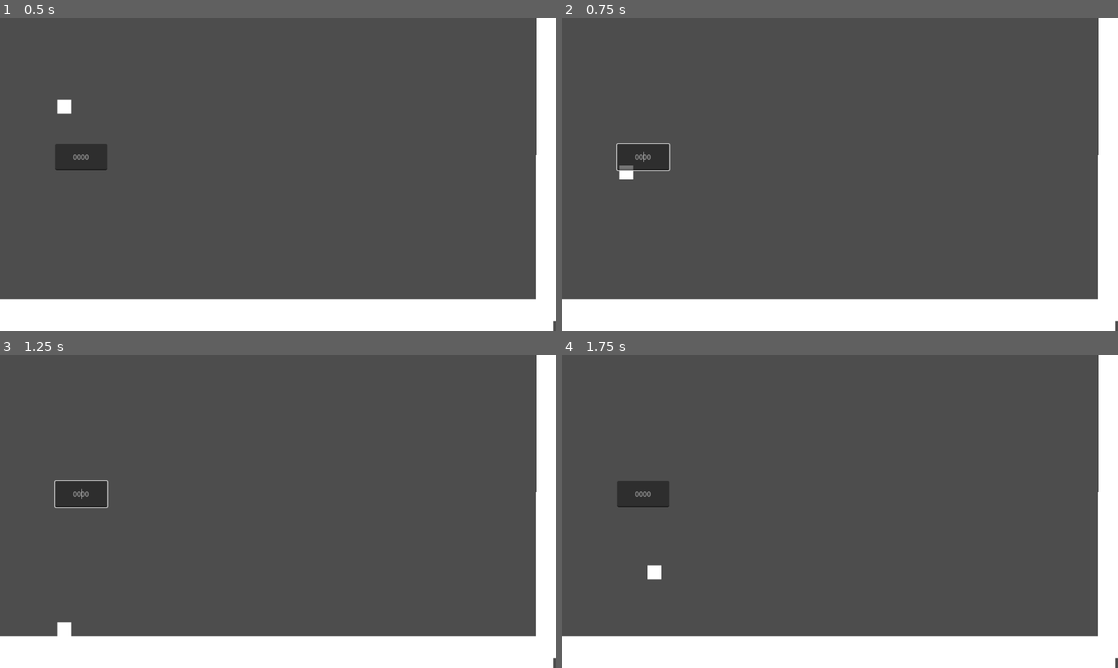
Above: before the commit, frames 1-4 (two rows, left to right).
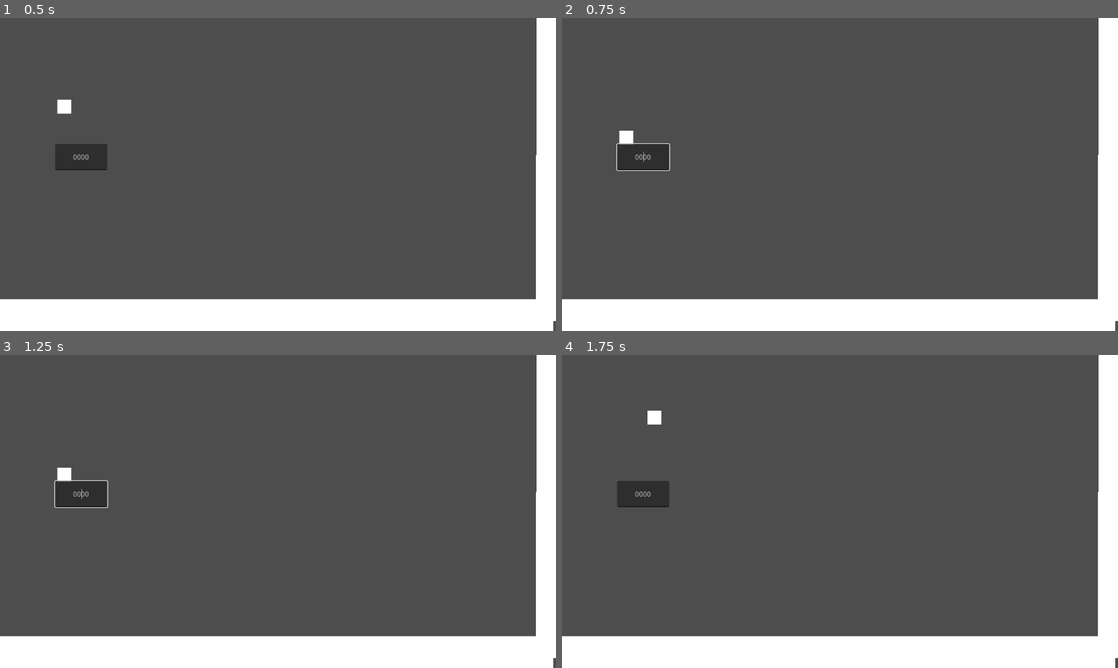
Above: after the commit, the same moments.

Repository: YhagoTomasini/LivreJam025
Game: Godot game, scene res://Scenes/main.tscn
Two runs of this game, one before a commit and one after it. Both use one fixed random seed, a clock stepped at 60 frames per second and the inputs below.
Inputs (mouse positions are in pixels of both pictures, inside the frame that each line leads up to):
- Up to frame 1 (0.5 s): no input
- Up to frame 2 (0.75 s): click (645, 155) at 0.52 s; type "Alex" at 0.6 s
- Up to frame 3 (1.25 s): no input
- Up to frame 4 (1.75 s): tap Enter (ui_accept) at 1.25, 1.52 s; move the mouse to (645, 492) at 1.27 s; press the mouse at (645, 492) at 1.28 s; hold Right (ui_right) from 1.28 s (still down)

Frame 1 is identical in both runs. In frame 2, 0.2% of the frame differs, in the area x 10-13%, y 36-52%; in frame 3, 0.2%, in the area x 10-13%, y 36-90%; in frame 4, 0.2%.

Commit message:
update caixa de texto

Diff:
--- a/Prefabs/golem.tscn
+++ b/Prefabs/golem.tscn
@@ -8,6 +8,8 @@
 radius = 16.0312
 
 [node name="Golem" type="CharacterBody2D"]
+collision_layer = 3
+collision_mask = 3
 script = ExtResource("1_bs7yq")
 
 [node name="Sprite2D" type="Sprite2D" parent="."]
--- a/Scenes/colisor_text_box.gd
+++ b/Scenes/colisor_text_box.gd
@@ -3,6 +3,15 @@
 var emCima: bool
 var posiMouse := Vector2.ZERO
 var diferenca : Vector2
+@onready var hitboxText : CollisionShape2D = $HitboxTextBox/CollisionShape2D
+
+var semMover: bool
+var podeClick: bool
+
+
+func _ready() -> void:
+	semMover = true
+	podeClick = false
 
 
 func _on_mouse_entered() -> void:
@@ -11,10 +20,21 @@
 func _on_mouse_exited() -> void:
 	emCima = false
 
-func _process(delta: float) -> void:
+
+func _physics_process(delta: float) -> void:
 	diferenca = posiMouse - get_global_mouse_position()
 
-	if Input.is_action_pressed("click") and emCima and diferenca != Vector2.ZERO:
-		global_position -= diferenca
+	if emCima:
+		podeClick = true
+
+	if podeClick:
+		if Input.is_action_pressed("click"):
+			if diferenca != Vector2.ZERO:
+				global_position -= diferenca
+				hitboxText.disabled = true
+
+		else:
+			hitboxText.disabled = false
+			podeClick = false
 
 	posiMouse = get_global_mouse_position()
--- a/Scenes/main.tscn
+++ b/Scenes/main.tscn
@@ -10,8 +10,11 @@
 [sub_resource type="RectangleShape2D" id="RectangleShape2D_8gbba"]
 size = Vector2(1341, 78)
 
+[sub_resource type="RectangleShape2D" id="RectangleShape2D_kry3j"]
+size = Vector2(73.3333, 32.2222)
+
 [sub_resource type="RectangleShape2D" id="RectangleShape2D_jjvhh"]
-size = Vector2(79, 39)
+size = Vector2(81.1111, 41.1111)
 
 [node name="Main" type="Node2D"]
 script = ExtResource("1_bo1nx")
@@ -51,8 +54,14 @@
 scale = Vector2(1.8, 1.8)
 script = ExtResource("3_8gbba")
 
+[node name="HitboxTextBox" type="StaticBody2D" parent="ColisorTextBox"]
+
+[node name="CollisionShape2D" type="CollisionShape2D" parent="ColisorTextBox/HitboxTextBox"]
+shape = SubResource("RectangleShape2D_kry3j")
+
 [node name="CollisionShape2D" type="CollisionShape2D" parent="ColisorTextBox"]
 shape = SubResource("RectangleShape2D_jjvhh")
+debug_color = Color(0, 1, 0.701961, 0.419608)
 
 [node name="CanvasLayer" type="CanvasLayer" parent="."]
 
@@ -64,6 +73,7 @@
 script = ExtResource("4_kry3j")
 
 [node name="TextBox" type="LineEdit" parent="CanvasLayer/Control"]
+layout_mode = 0
 offset_left = -59.0
 offset_top = -30.0
 offset_right = 61.0
Not shown: 1 places in Scenes/main.tscn that only renumber resources
